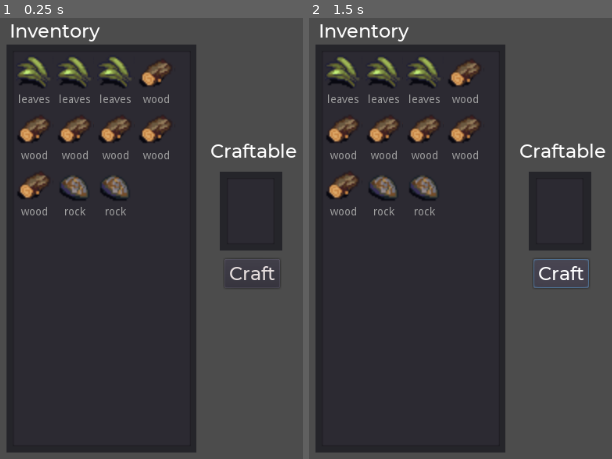
Above: before the commit, frames 1-2 (left to right).
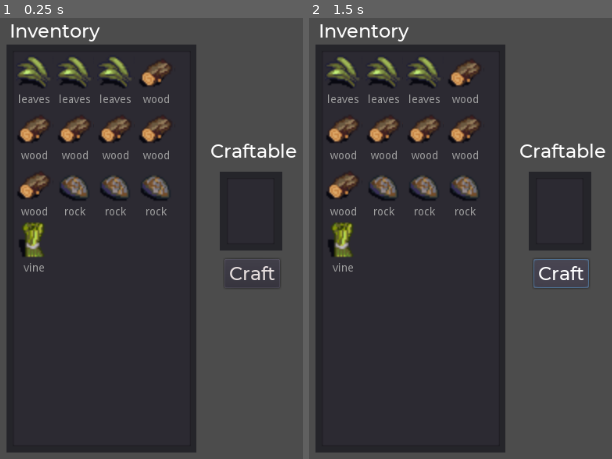
Above: after the commit, the same moments.

Repository: GomaGames/Godot-CastleDB-Demo
Game: Godot game, scene res://CraftingUI.tscn
Same seed, same stepped clock (60 frames per second), same inputs: the game is played once before the commit and once after it.
Inputs:
- Up to frame 1 (0.25 s): no input
- Up to frame 2 (1.5 s): click "Craft" at 0.5 s; click "Craft" at 1.25 s

The runs differ from the first frame. In frame 1, 0.9% of the frame differs, in the area x 6-56%, y 35-58%; in frame 2, 0.9%.
Error before the commit: Invalid get index of type 'String' (on base: 'Dictionary'). (res://CraftingUI.gd:45)
Error after the commit: Invalid get index of type 'String' (on base: 'Dictionary'). (res://CraftingUI.gd:85)

Commit message:
refactor recipe trie structure
add pickaxe and hammer

Diff:
--- a/CraftingUI.gd
+++ b/CraftingUI.gd
@@ -12,18 +12,56 @@
 	"stick": [2, 0],
 	"rock": [3, 3],
 	"leaves": [1, 9],
+	"vine": [8, 6],
+	"pickaxe": [9, 1],
+	"hammer": [9, 2],
 }
 
 const selected_items:Dictionary = {} # idx: bool
 const active_ingredients := []
 var active_recipe := ""
 
+class RecipeNode:
+	var name:String
+	var item:String
+	var children:Array
+
+	func _init(name:String, item:String, children:Array = []):
+		self.name = name
+		self.item = item
+		self.children = children
+
+	func has(child_name:String):
+		for child in children:
+			if child.name == child_name:
+				return true
+		return false
+
+	func get(child_name:String):
+		for child in children:
+			if child.name == child_name:
+				return child
+		return null
+
 # a trie with ingredients sorted by alpha ascending from root to last branch
-const recipes:Dictionary = {
-	"wood": {
-		"wood": "lumber"
-	}
-}
+var recipes := RecipeNode.new("root", "", [
+	RecipeNode.new("wood", "", [
+		RecipeNode.new("wood", "lumber")
+	]),
+	RecipeNode.new("leaves", "", [
+		RecipeNode.new("leaves", "", [
+			RecipeNode.new("leaves", "vine")
+		])
+	]),
+	RecipeNode.new("lumber", "", [
+		RecipeNode.new("rock", "", [
+			RecipeNode.new("vine", "hammer"),
+			RecipeNode.new("rock", "", [
+				RecipeNode.new("vine", "pickaxe")
+			])
+		])
+	])
+])
 
 func _ready():
 	add_item(inventory, "leaves")
@@ -37,6 +75,8 @@
 	add_item(inventory, "wood")
 	add_item(inventory, "rock")
 	add_item(inventory, "rock")
+	add_item(inventory, "rock")
+	add_item(inventory, "vine")
 
 
 	calculate_craftable()
@@ -66,17 +106,17 @@
 
 	var i := 0
 	var l := selected_sorted.size()
-	var r = recipes # dictionary or string
-	while i < l and r is Dictionary and r.has(selected_sorted[i]):
-		r = r[selected_sorted[i]]
+	var r = recipes
+	while i < l and r.has(selected_sorted[i]):
+		r = r.get(selected_sorted[i])
 		active_ingredients.append(selected_sorted[i])
 		i += 1
 
-	if typeof(r) == TYPE_STRING:
-		return r
-	else:
+	if r.item == "":
 		active_ingredients.clear()
 		return null
+	else:
+		return r.item
 
 func _on_ItemList_multi_selected(index, _selected):
 	if selected_items.has(index):
@@ -99,12 +139,12 @@
 	craft_item()
 
 func craft_item():
-	var inventory_selected_items:Array = inventory.get_selected_items()
 	for item in active_ingredients:
-		for i in inventory_selected_items:
-			if item == inventory.get_item_text(i):
-				inventory.remove_item(i)
-				break
+		for i in selected_items:
+			if selected_items[i]:
+				if item == inventory.get_item_text(i):
+					inventory.remove_item(i)
+					break
 
 	# @todo animate selected inventory items out
 
Binary file changed: assets/crafting_materials/resources_basic.png
